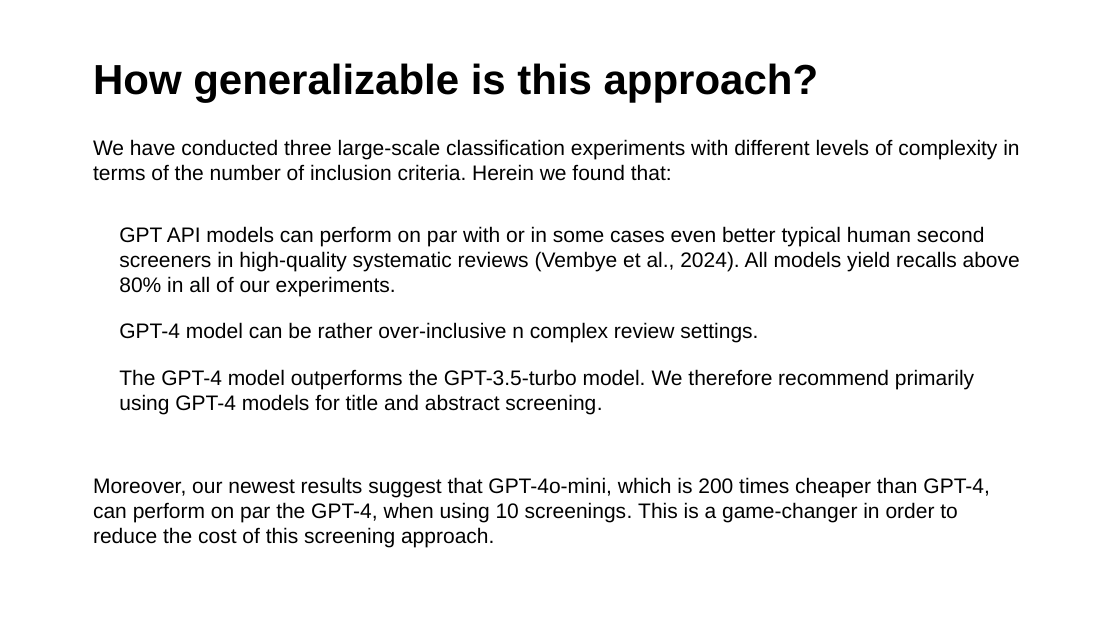
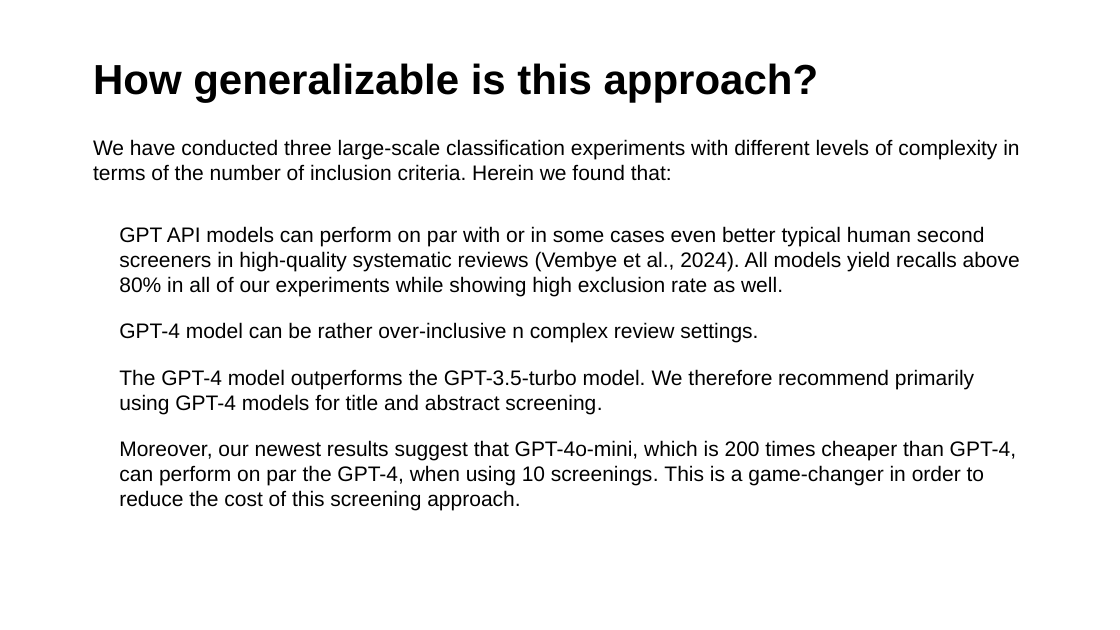
Before and after one commit to MikkelVembye/SRMA-SIG-presentation, a slide deck: slide 9 of SRMA SIG presentation 2024.potx.pptx. Drawn at 1120x630 pixels with LibreOffice and Linux fonts; fonts in the diff are those of the drawing; background and template pictures are left out. Boxes give left, top, right and bottom in pixels: in the first picture for what was removed or moved away, otherwise in the second. Text is boxed around its words. In the diff, an @@ line names an element or a change of style, - is before the commit and + after.

```diff
--- a/SRMA SIG presentation 2024.potx.pptx
+++ b/SRMA SIG presentation 2024.potx.pptx
@@ text at [119, 226, 1020, 297]: text changed @@
-• GPT API models can perform on par with or in some cases even better typical human second screeners in high-quality systematic reviews (Vembye et al., 2024). All models yield recalls above 80% in all of our experiments.
+• GPT API models can perform on par with or in some cases even better typical human second screeners in high-quality systematic reviews (Vembye et al., 2024). All models yield recalls above 80% in all of our experiments while showing high exclusion rate as well.
@@ text at [119, 440, 1016, 511]: bullet none to •; more space between paragraphs @@
```
Also in this commit, not shown: 6 other slides changed, 5 other files.
